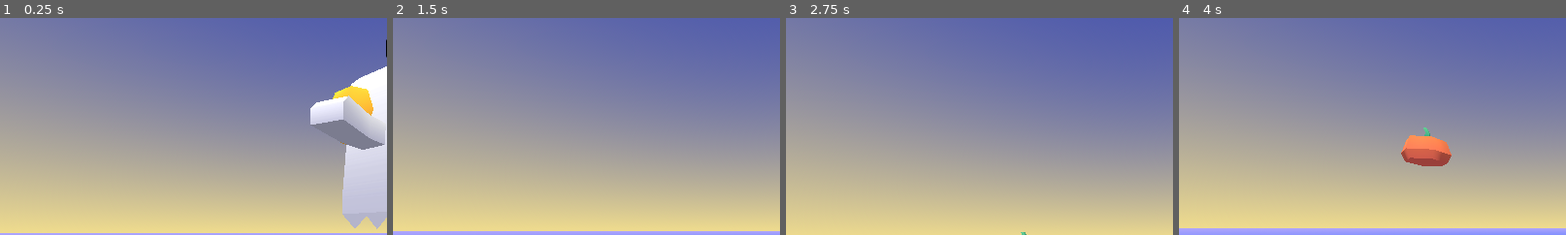
Above: before the commit, frames 1-4 (left to right).
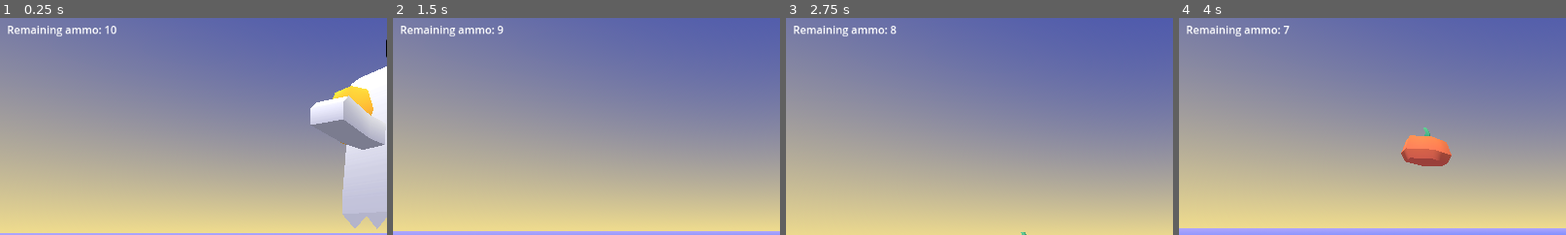
Above: after the commit, the same moments.

Repository: florianvazelle/BossRush
Game: Godot game, scene res://scenes/main.tscn
The game is run twice, just before and just after one commit, with the same random seed, the same clock (stepped at 60 frames per second) and the same inputs.
Inputs (mouse positions are % of the whole screen's width and height, from its top left):
- Up to frame 1 (0.25 s): no input
- Up to frame 2 (1.5 s): tap Enter at 0.5 s; move the mouse to (55, 50) at 0.52 s; press the mouse at (55, 50) at 0.53 s; hold W (pm_moveforward) from 0.53 s (still down); tap Space (jump) at 0.77 s; tap R at 0.8, 1.35 s; move the mouse to (45, 50) at 1.27 s; release the mouse at (45, 50) at 1.28 s
- Up to frame 3 (2.75 s): keep holding W (pm_moveforward); tap Space (jump) at 1.52 s; click (45, 50) at 1.55 s; move the mouse to (52, 48) at 2.02 s; hold E (interact) from 2.03 s (still down); tap R at 2.3 s
- Up to frame 4 (4 s): keep holding W (pm_moveforward); move the mouse to (49, 52) at 2.77 s; release E (interact) at 2.78 s; click (49, 52) at 2.85 s; tap Space (jump) at 3.02, 3.77 s; move the mouse to (57, 51) at 3.52 s; hold Shift (sprint) from 3.53 s (still down); tap R at 3.8 s
The pictures show only the part of the screen within x 0-50%, y 1-51%; the shares and areas given below are measured in that part.

The runs differ from the first frame. In frame 1, 0.6% of the frame differs, in the area x 2-31%, y 3-9%; in frame 2, 0.5%; in frame 3, 0.5%; in frame 4, 0.5%.

Commit message:
show remaining ammo in ui

Diff:
--- a/scenes/main.tscn
+++ b/scenes/main.tscn
@@ -7,6 +7,7 @@
 [ext_resource type="PackedScene" uid="uid://d1ik213bdwkfv" path="res://scenes/boss/zombie.tscn" id="5_42rc4"]
 [ext_resource type="PackedScene" uid="uid://b05wfry8s5tbp" path="res://scenes/pumpkin_reload.tscn" id="6_klwtk"]
 [ext_resource type="Script" path="res://scripts/reload_spawn.gd" id="6_w1d3r"]
+[ext_resource type="Script" path="res://scripts/ui.gd" id="8_bqhqc"]
 
 [sub_resource type="ProceduralSkyMaterial" id="ProceduralSkyMaterial_1avmj"]
 sky_top_color = Color(0.185614, 0.254854, 0.699219, 1)
@@ -75,5 +76,21 @@
 transform = Transform3D(1, 0, 0, 0, 1, 0, 0, 0, 1, 0.0239105, 0, -0.679527)
 shape = SubResource("BoxShape3D_glomt")
 
+[node name="UI" type="Control" parent="."]
+layout_mode = 3
+anchors_preset = 0
+offset_right = 40.0
+offset_bottom = 40.0
+script = ExtResource("8_bqhqc")
+
+[node name="AmmoLabel" type="Label" parent="UI"]
+layout_mode = 0
+offset_left = 12.0
+offset_top = 10.0
+offset_right = 94.0
+offset_bottom = 33.0
+text = "Ammo: %s"
+
+[connection signal="remaining_ammo_changed" from="Player" to="UI" method="_on_player_remaining_ammo_changed"]
 [connection signal="timeout" from="SpawnReloadTimer" to="PumpkinSpawnRange" method="_on_timer_spawn_pumpkin_timeout"]
 [connection signal="ReloadPlayer" from="PumpkinSpawnRange" to="Player" method="_on_pumpkin_spawn_range_reload_player"]
--- a/scripts/canon.gd
+++ b/scripts/canon.gd
@@ -11,7 +11,6 @@
 	ammo_count = max_ammo_count
 
 func _unhandled_input(event):
-	print(ammo_count)
 	if event.is_action_pressed(&"shoot") and ammo_count > 0 and $CanonTimer.time_left == 0:
 		# TODO: play shoot sfx
 
@@ -26,6 +25,7 @@
 
 		ammo_count -= 1
 		$CanonTimer.start()
+		get_parent().get_parent().remaining_ammo_changed.emit(ammo_count)
 
 func reload(ammo_qty: int):
 	ammo_count += ammo_qty
--- a/scripts/player/movement_controller.gd
+++ b/scripts/player/movement_controller.gd
@@ -1,5 +1,7 @@
 class_name MovementController
 extends CharacterBody3D
+
+signal remaining_ammo_changed(new_quantiy)
 
 @export_range(0.0, 1.0, 0.05) var air_control := 0.3
 
@@ -72,5 +74,9 @@
 	velocity.z = temp_vel.z
 
 
+func _ready() -> void:
+	remaining_ammo_changed.emit($Head/Canon.ammo_count)
+
 func _on_pumpkin_spawn_range_reload_player(quantity: Variant) -> void:
 	$Head/Canon.reload(quantity)
+	remaining_ammo_changed.emit($Head/Canon.ammo_count)
--- a/scripts/reload_spawn.gd
+++ b/scripts/reload_spawn.gd
@@ -1,6 +1,6 @@
 extends Area3D
 
-signal ReloadPlayer(quantity)
+signal ReloadPlayer(additional_quantity)
 
 @export var reload_scene: PackedScene
 @export var max_concurrent_reloads = 5
--- /dev/null
+++ b/scripts/ui.gd
@@ -0,0 +1,5 @@
+extends Control
+
+
+func _on_player_remaining_ammo_changed(new_quantiy: Variant) -> void:
+	$AmmoLabel.text = "Remaining ammo: %s" % new_quantiy
Not shown: 1 places in scenes/main.tscn that only renumber resources
